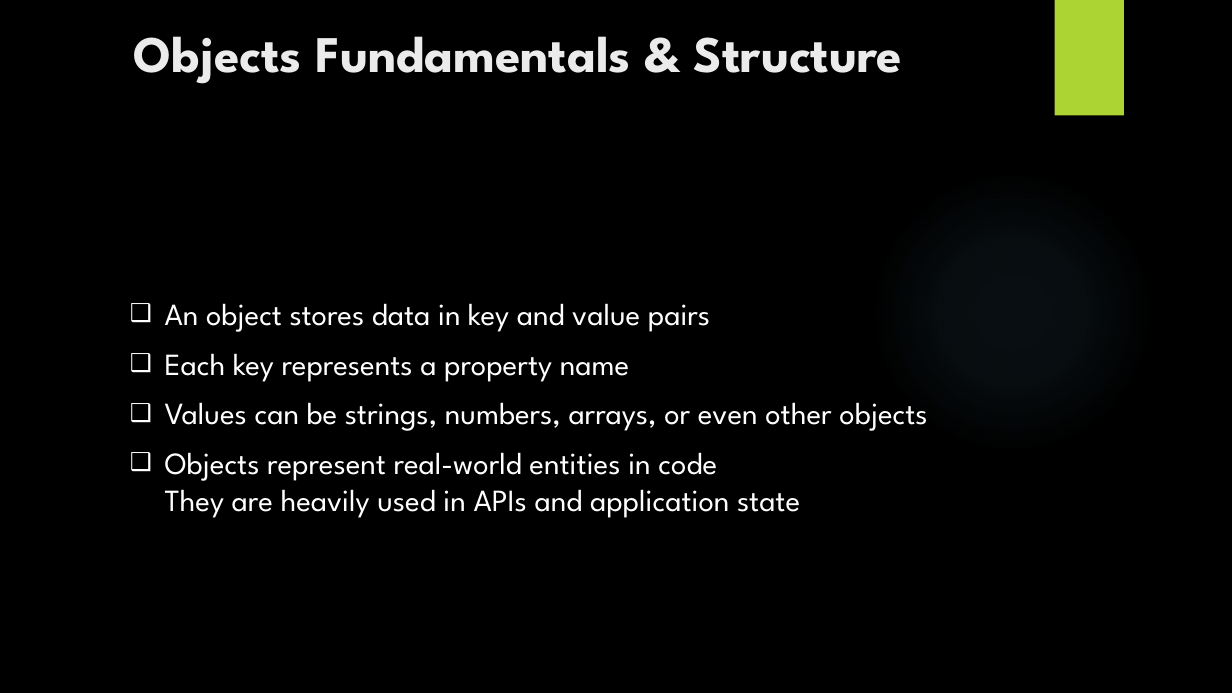
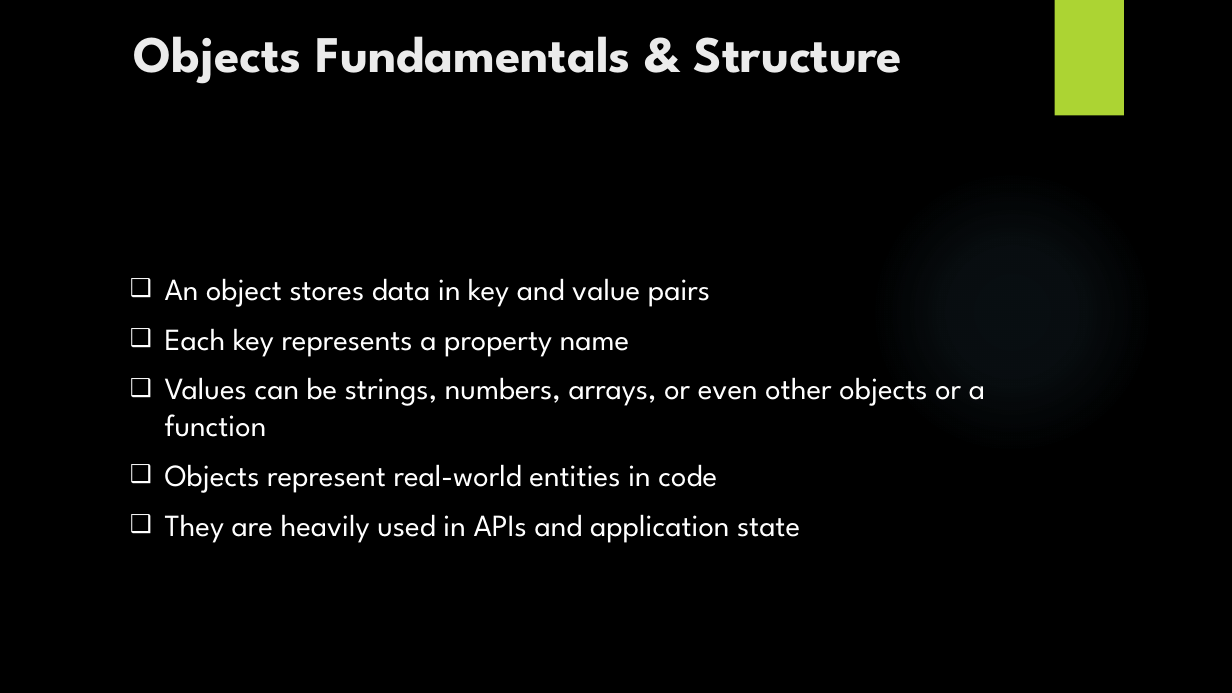
Before and after one commit to CodingBySahil/CorvitSystemPeshawarWeb, a slide deck: slide 8 of Web Development Course/L23-arrays_and_objects/L23_arrays_and_objects.pptx. Drawn at 1232x693 pixels with LibreOffice and Linux fonts; fonts in the diff are those of the drawing; background and template pictures are left out. Boxes give left, top, right and bottom in pixels: in the first picture for what was removed or moved away, otherwise in the second. Text is boxed around its words. In the diff, an @@ line names an element or a change of style, - is before the commit and + after.

```diff
--- a/Web Development Course/L23-arrays_and_objects/L23_arrays_and_objects.pptx
+++ b/Web Development Course/L23-arrays_and_objects/L23_arrays_and_objects.pptx
@@ text "An object stores data in ..." moved from (x1=165, y1=303, x2=927, y2=518) to (x1=165, y1=278, x2=985, y2=543) @@
@@ text at (x1=165, y1=377, x2=985, y2=543): text changed @@
-❑ Values can be strings, numbers, arrays, or even other objects
-❑ Objects represent real-world entities in code
-  They are heavily used in APIs and application state
+❑ Values can be strings, numbers, arrays, or even other objects or a function
+❑ Objects represent real-world entities in code
+❑ They are heavily used in APIs and application state
```
Also in this commit, not shown: 1 other file.
